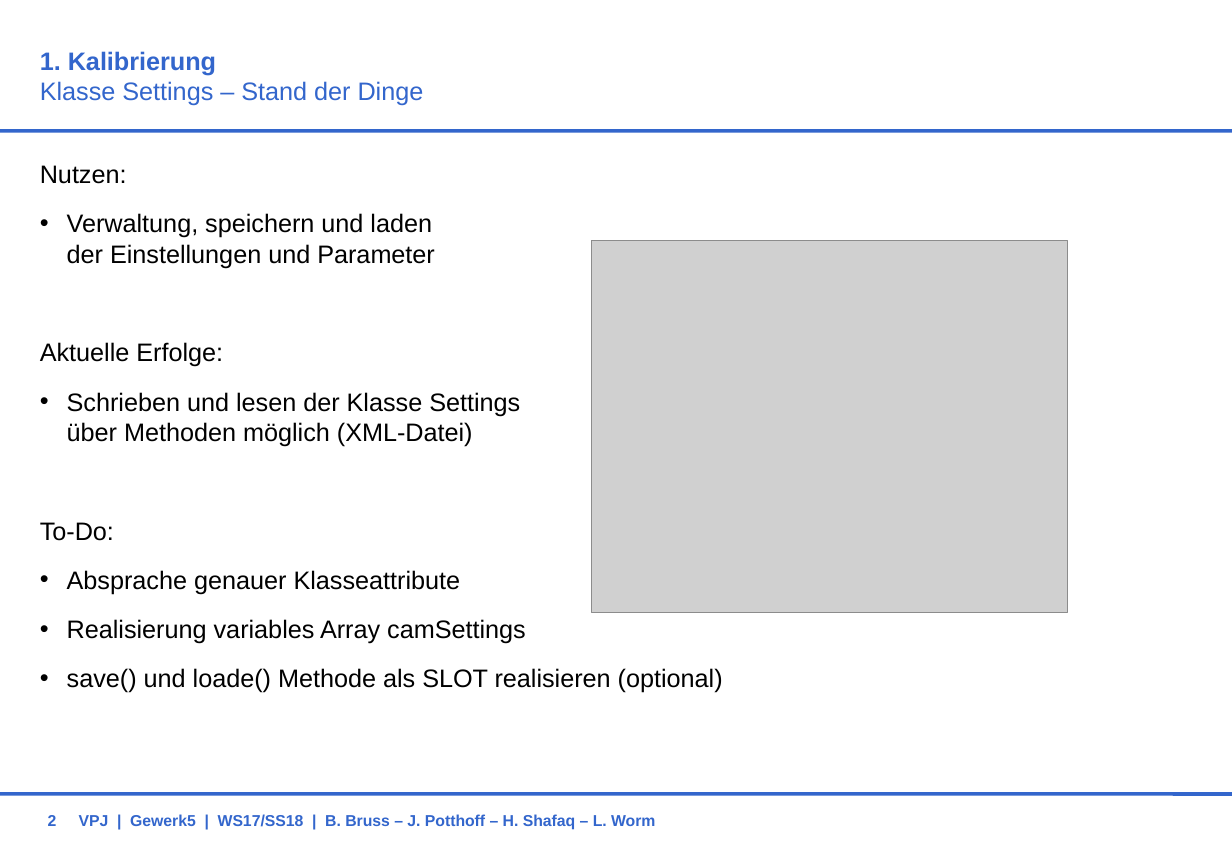
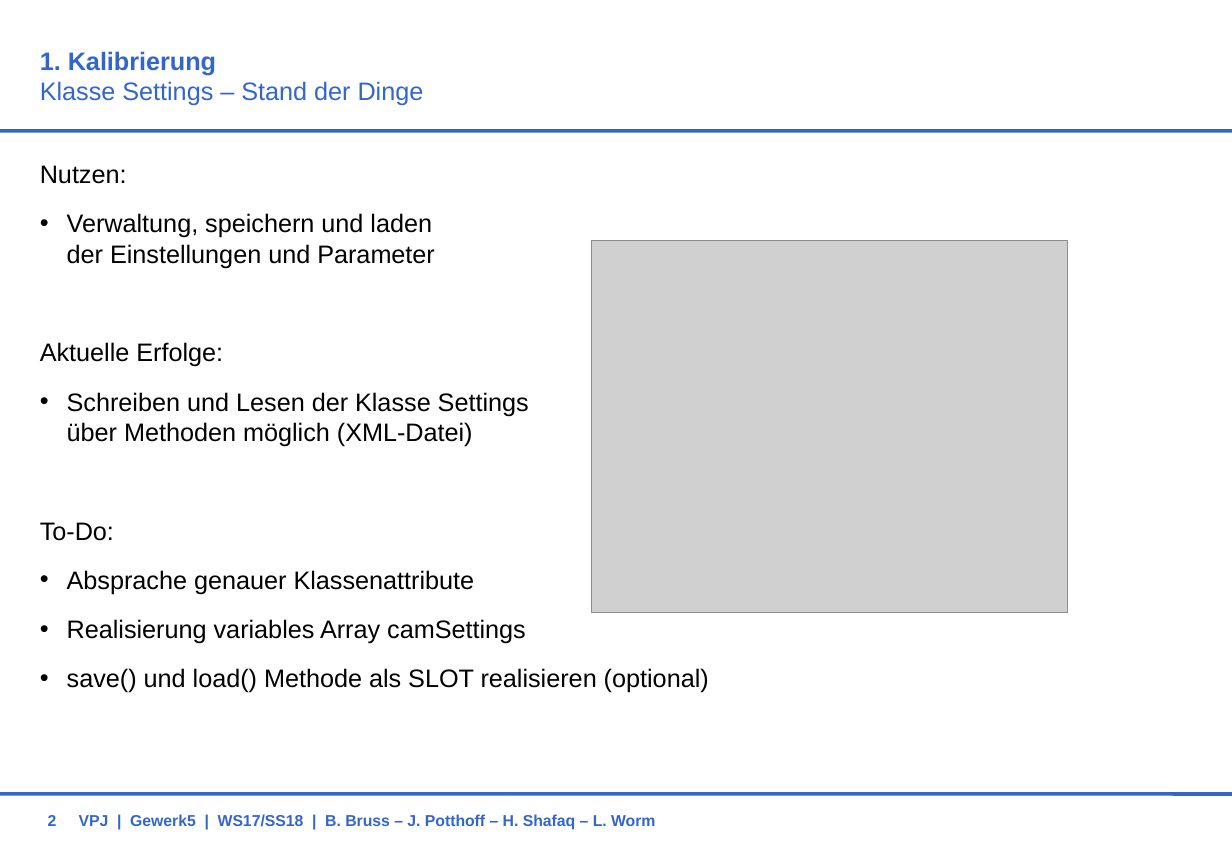
Before and after one commit to BBRUSS/VPJW17G5, a slide deck: slide 2 of 11_Orga/ZwischenPraesentation.ppt. Drawn at 1232x853 pixels with LibreOffice and Linux fonts; fonts in the diff are those of the drawing; grey boxes stand for pictures; background and template pictures are left out. Boxes give left, top, right and bottom in pixels: in the first picture for what was removed or moved away, otherwise in the second. Text is boxed around its words. In the diff, an @@ line names an element or a change of style, - is before the commit and + after.

```diff
--- a/11_Orga/ZwischenPraesentation.ppt
+++ b/11_Orga/ZwischenPraesentation.ppt
@@ text at (x1=67, y1=392, x2=529, y2=447): text changed @@
-• Schrieben und lesen der Klasse Settings
-  über Methoden möglich (XML-Datei)
+• Schreiben und Lesen der Klasse Settings
+  über Methoden möglich (XML-Datei)
@@ text at (x1=67, y1=570, x2=475, y2=594): text changed @@
-• Absprache genauer Klasseattribute
+• Absprache genauer Klassenattribute
@@ text at (x1=67, y1=668, x2=709, y2=693): text changed @@
-• save() und loade() Methode als SLOT realisieren (optional)
+• save() und load() Methode als SLOT realisieren (optional)
```
Also in this commit, not shown: 1 other slide changed.
